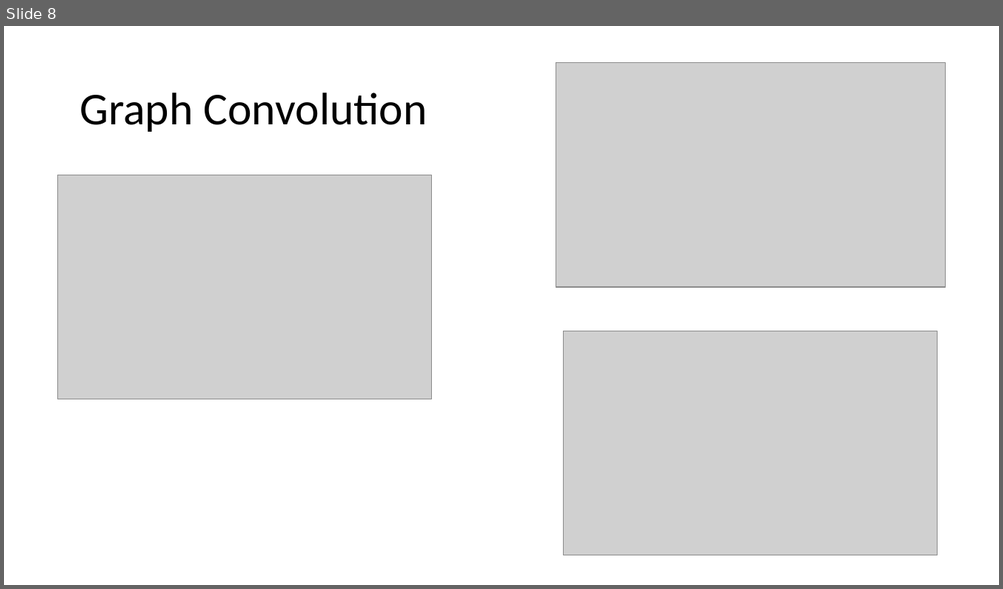
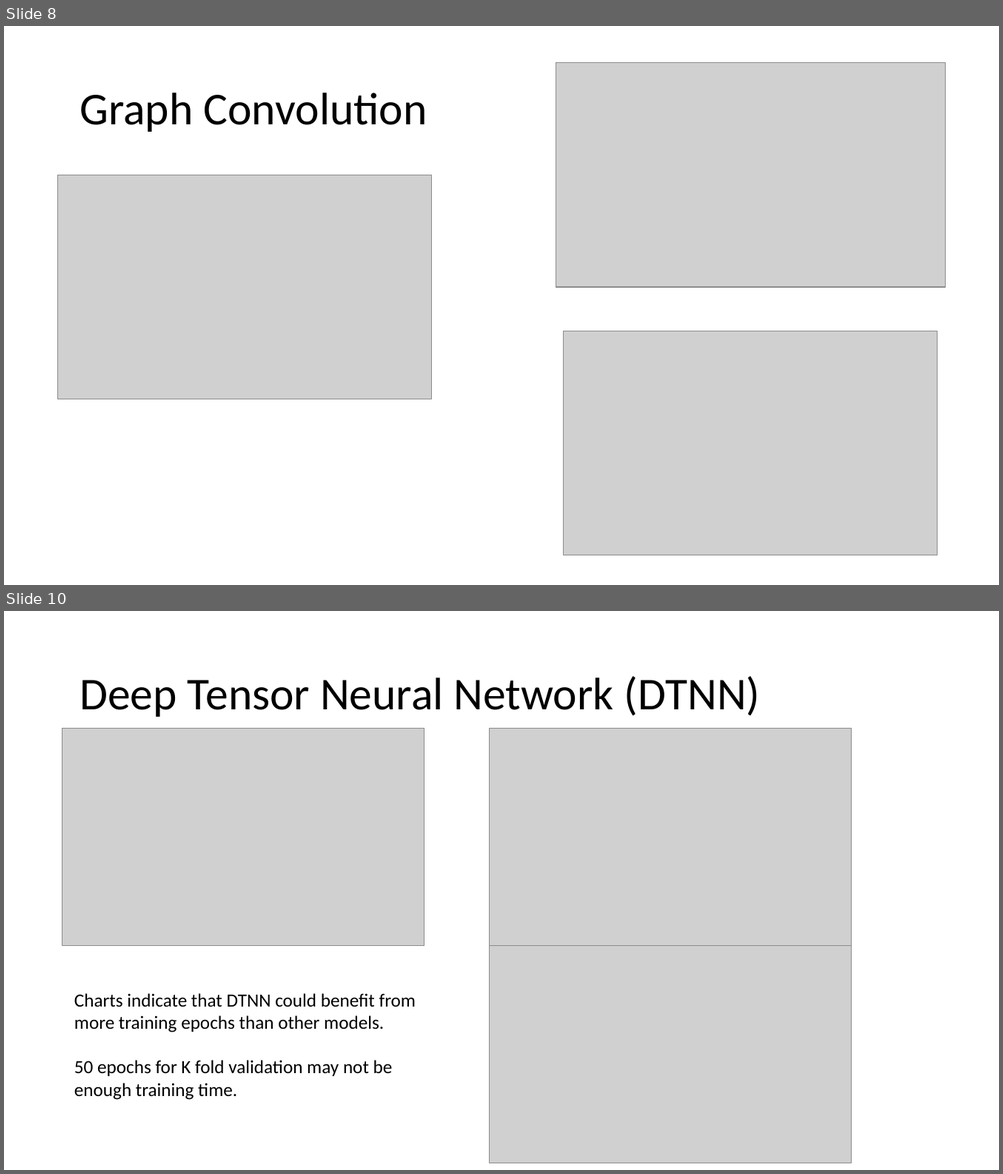
Before and after one commit to Ian-McCleary/chem-ml-research, a slide deck: statsreport.pptx. Shown one above the other, each under a label of ours: slide 8 before the commit, slides 8 and 10 after it; the slides between them are not shown. The pictures are 1003x589 and 1003x1174 pixels, drawn with LibreOffice and Linux fonts; fonts in the diff are those of the drawing; grey boxes stand for pictures. Boxes give left, top, right and bottom in pixels: in the first picture for what was removed or moved away, otherwise in the second. Text is boxed around its words. In the diff, an @@ line names an element or a change of style, - is before the commit and + after.

```diff
--- a/statsreport.pptx
+++ b/statsreport.pptx
@@ slide 10 added at bbox=[4, 611, 999, 1170], background #FFFFFF @@
@@ title added at bbox=[79, 676, 760, 717], 44 pt, text #000000 @@
+Deep Tensor Neural Network (DTNN)
@@ picture added at bbox=[62, 728, 424, 946] @@
@@ picture added at bbox=[489, 728, 851, 946] @@
@@ picture added at bbox=[489, 946, 851, 1164] @@
@@ text added at bbox=[74, 994, 415, 1100], 18 pt, text #000000 @@
+Charts indicate that DTNN could benefit from more training epochs than other models.
+50 epochs for K fold validation may not be enough training time.
```
Also in this commit, not shown: 3 slides changed, 8 other slides added, 6 other files.
